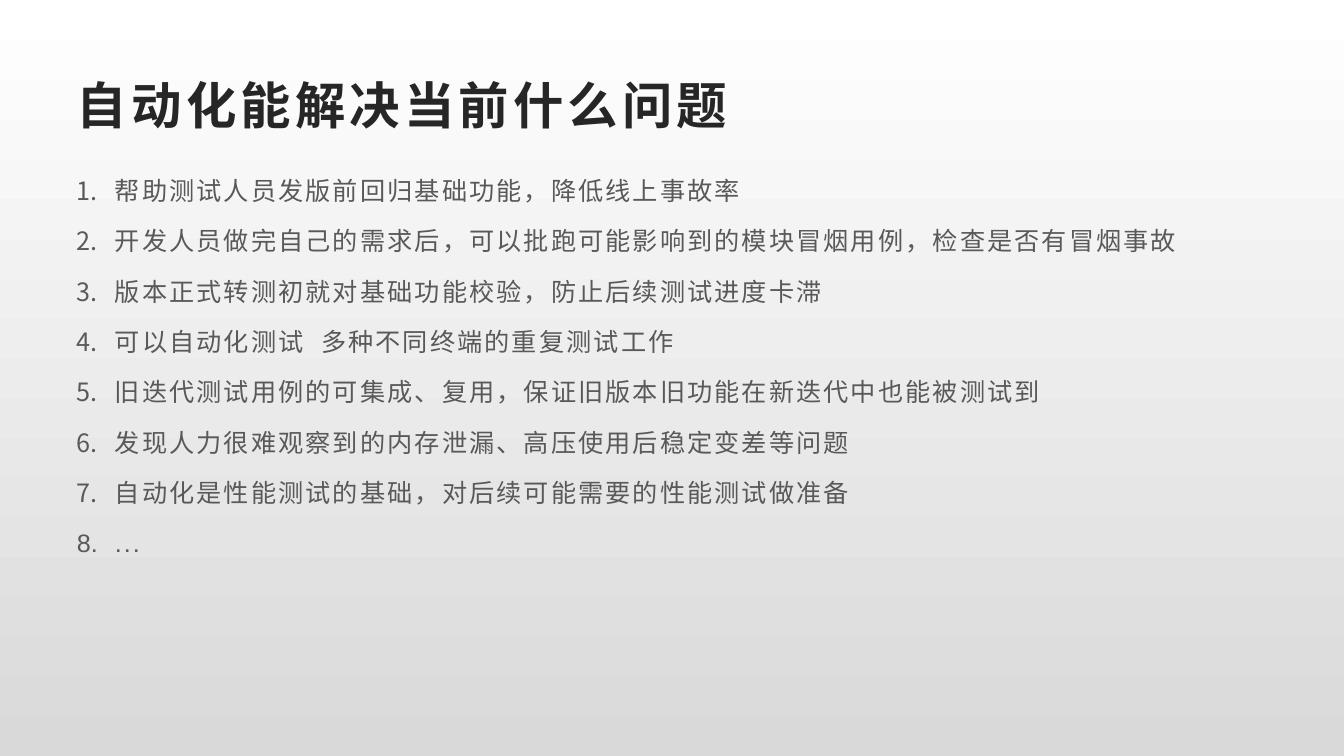
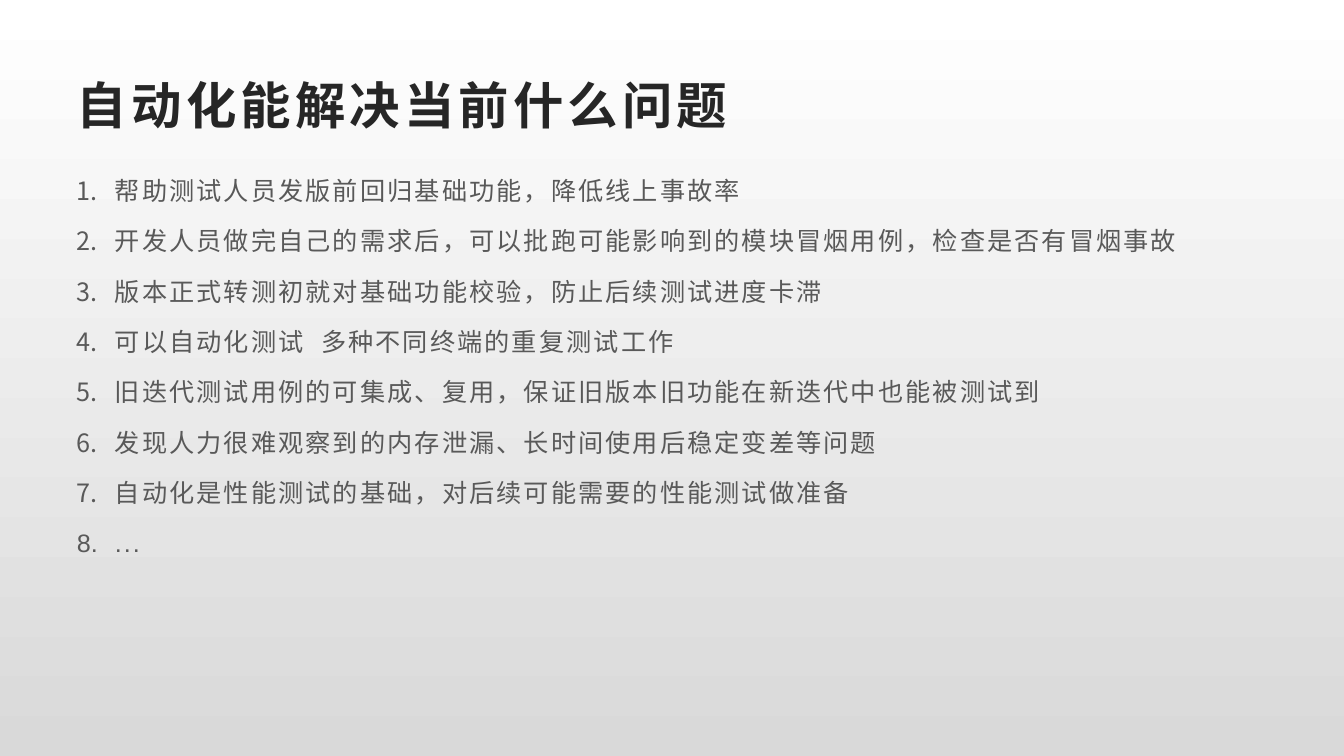
Before and after one commit to julystone/alistar_github_version, a slide deck: slide 2 of doc/基于Appium的 App UI自动化框架.pptx. Drawn at 1344x756 pixels with LibreOffice and Linux fonts; fonts in the diff are those of the drawing. Boxes give left, top, right and bottom in pixels: in the first picture for what was removed or moved away, otherwise in the second. Text is boxed around its words. In the diff, an @@ line names an element or a change of style, - is before the commit and + after.

```diff
--- a/doc/基于Appium的 App UI自动化框架.pptx
+++ b/doc/基于Appium的 App UI自动化框架.pptx
@@ text at bbox=[115, 431, 876, 454]: text changed @@
-6. 发现人力很难观察到的内存泄漏、高压使用后稳定变差等问题
+6. 发现人力很难观察到的内存泄漏、长时间使用后稳定变差等问题
```
Also in this commit, not shown: 5 other slides changed, 9 slides added, 3 slides removed, 12 other files.
